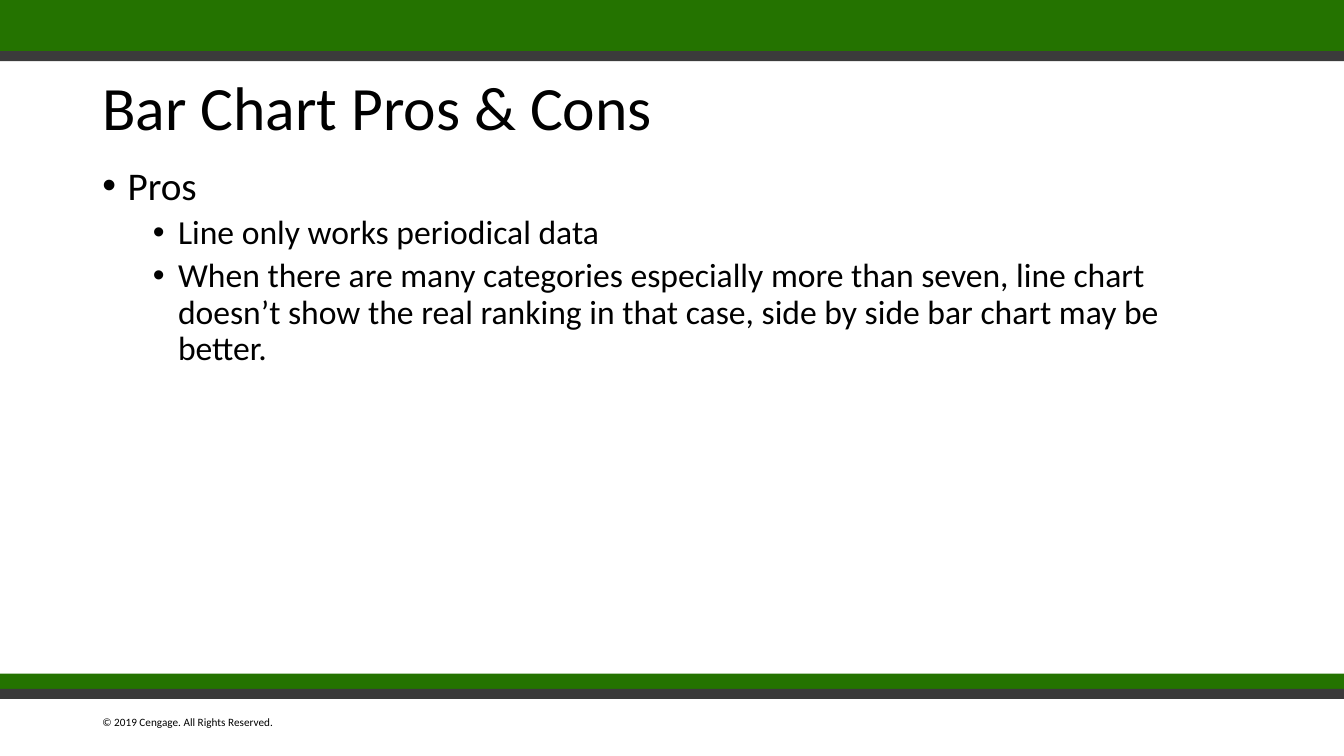
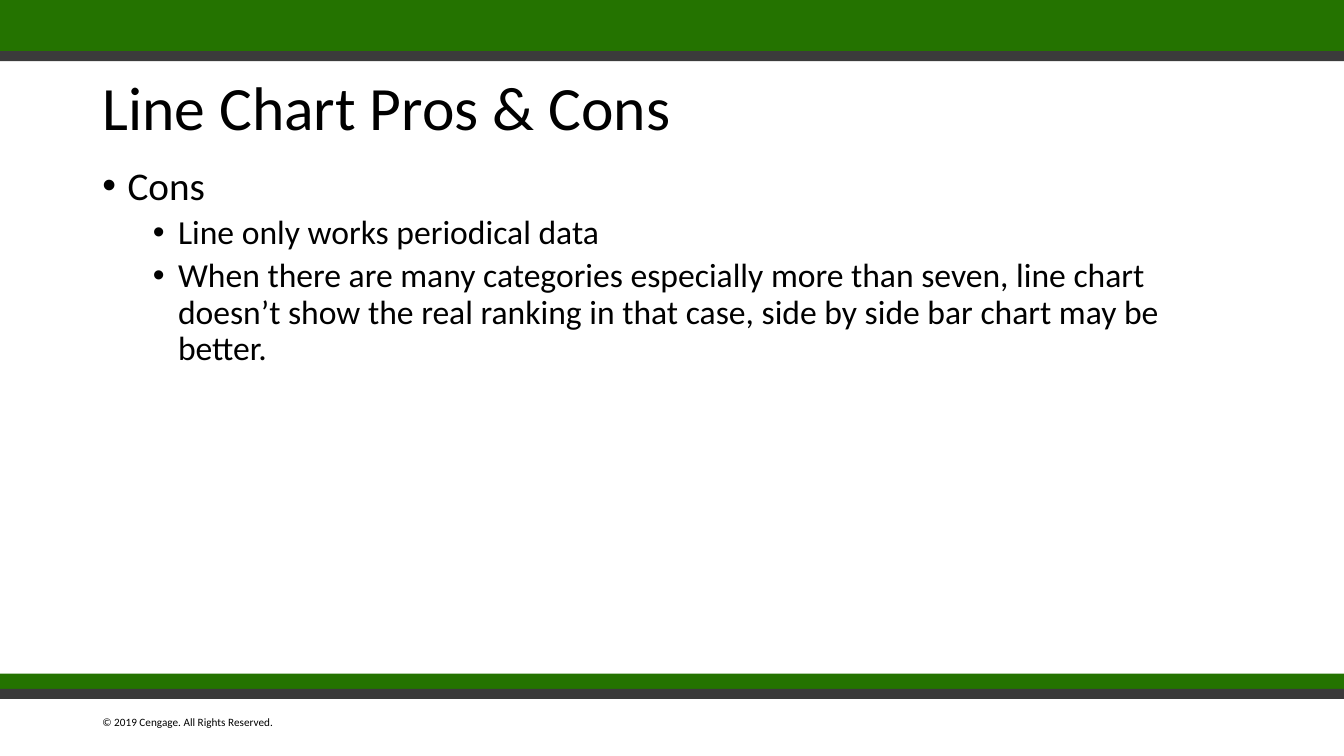
Before and after one commit to billyean/anna, a slide deck: slide 15 of Stackoverflow Programmer's Story.pptx. Drawn at 1344x756 pixels with LibreOffice and Linux fonts; fonts in the diff are those of the drawing. Boxes give left, top, right and bottom in pixels: in the first picture for what was removed or moved away, otherwise in the second. Text is boxed around its words. In the diff, an @@ line names an element or a change of style, - is before the commit and + after.

```diff
--- a/Stackoverflow Programmer's Story.pptx
+++ b/Stackoverflow Programmer's Story.pptx
@@ title at [102,87,671,131]: text changed @@
-Bar Chart Pros & Cons
+Line Chart Pros & Cons
@@ text at [128,174,205,201]: text changed @@
-• Pros
+• Cons
```
Also in this commit, not shown: 4 slides added.
